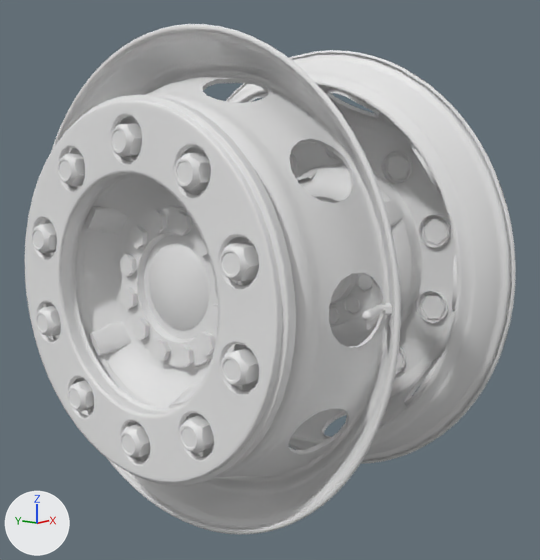
An edit to the Blender file base/vehicle/truck/upgrade/rim/50k_steel_9inch/9inch.blend, drawn before and after from the same camera.
Camera for both pictures: a 50 mm camera at (-0.731, -0.642, 0.151) aimed at (0.011, -0.015, -0.008). Lighting does not change. The marker at lower left points along +X, +Y and +Z.

Objects in the first picture: 'Model1.011', 'axle_man_r.012', 'axle_man_r.013', 'axle_man_r.014', 'axle_man_r.015', 'axle_man_r.016', 'rim.010', 'rim.016', 'rim_ring_L', 'screws.002', 'screws.003'.
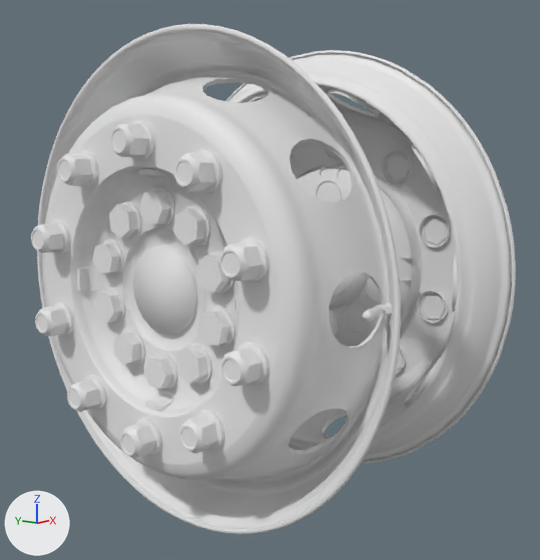
Not drawn themselves, but carrying or shaping drawn objects: ob_empty_daf_003, ob_empty_mb_004, ob_empty_mb_005, ob_empty_mb_007, ob_sr_empty, ob_empty_mb_002, ob_sr_empty_001, ob_front_sr_mb.

Changed parts and their boxes [x1, y1, x2, y2] in the pictures (540 x 560 px):
'rim.016', moved: before [39, 24, 401, 534]; after [37, 24, 401, 534]
'rim_ring_L', deleted: before [25, 95, 296, 486]
'rim.010', moved: [226, 50, 516, 464] in both
'axle_man_r.012', hidden: before [83, 175, 237, 408]
'axle_mb_r.012', shown: after [80, 169, 238, 411]
'screws.002', moved: before [31, 121, 259, 458]; after [31, 120, 269, 458]
'axle_mb_r.014', shown: after [93, 192, 231, 389]
'axle_mb_r', added: after [297, 167, 413, 347]
'axle_man_r.015', hidden: before [296, 166, 415, 347]
'axle_man_r.013', hidden: before [119, 210, 218, 368]
'axle_mb_r.013', shown: after [102, 187, 235, 390]
'axle_man_r.014', hidden: before [85, 190, 201, 408]
'axle_mb_r.015', added, shown: after [77, 169, 239, 411]
'screws.003', moved: [290, 147, 451, 374] in both
'axle_man_r.016', hidden: before [297, 168, 405, 330]
'Model1.011', moved: [362, 303, 392, 321] in both
'axle_mb_r.007', now drawn: after [316, 181, 395, 337]
'axle_man_r.017', no longer drawn: before [331, 200, 373, 324]
'axle_mb_r.003', now drawn: after [320, 167, 413, 280]

What changed in the scene script:
```text
Change ob_axle_man_r_015:
    ob_axle_man_r_015.parent: ob_front_sr_man -> ob_empty_daf_003
    add ob_axle_man_r_015.hide_set(True)  # its collection is switched off
Change ob_axle_man_r_016:
    add ob_axle_man_r_016.hide_set(True)  # its collection is switched off
Change ob_axle_man_r_012:
    ob_axle_man_r_012.parent: ob_front_sr_man -> ob_empty_daf_003
    add ob_axle_man_r_012.hide_set(True)  # its collection is switched off
Change ob_axle_man_r_014:
    add ob_axle_man_r_014.hide_set(True)  # its collection is switched off
Change ob_axle_man_r_013:
    add ob_axle_man_r_013.hide_set(True)  # its collection is switched off
Change ob_empty_daf_003:
    remove ob_empty_daf_003.parent = ob_axle_daf_r_010
    ob_empty_daf_003.rotation_euler: (-1.257, 0.0, 3.142) -> (0.0, 0.0, 0.0)  # degrees (-72, 0, 180) -> degrees (0, 0, 0)
Change ob_front_sr_mb:
    add ob_front_sr_mb.parent = ob_front_sr_man
    ob_front_sr_mb.rotation_euler: (0.0, 0.0, 0.0) -> (0.524, 0.0, 3.142)  # degrees (0, 0, 0) -> degrees (30, 0, 180)
Change ob_axle_mb_r_012:
    ob_axle_mb_r_012.parent: ob_front_sr_mb -> ob_empty_mb_007
    remove ob_axle_mb_r_012.hide_set(True)  # its collection is switched off
Change ob_empty_mb_004:
    remove ob_empty_mb_004.parent = ob_axle_mb_r_012
    remove ob_empty_mb_004.matrix_parent_inverse = Matrix(((-1.0, 0.0, 0.0, 0.0), (0.0, -1.0, 0.0, 0.0), (0.0, 0.0, 1.0, 0.0), (0.0, 0.0, 0.0, 1.0)))
    ob_empty_mb_004.rotation_euler: (0.628, 0.0, 3.142) -> (0.0, 0.0, 0.0)  # degrees (36, 0, 180) -> degrees (0, 0, 0)
Change ob_axle_mb_r_013:
    ob_axle_mb_r_013.parent: ob_empty_mb_004 -> ob_sr_empty
    where _m = ob_axle_mb_r_013.modifiers.new('Array', 'ARRAY')
    remove ob_axle_mb_r_013.hide_set(True)  # its collection is switched off
    _m.offset_object: ob_empty_mb_004 -> ob_sr_empty
Change ob_axle_mb_r_014:
    ob_axle_mb_r_014.parent: ob_empty_mb_004 -> ob_sr_empty
    where _m = ob_axle_mb_r_014.modifiers.new('Array', 'ARRAY')
    remove ob_axle_mb_r_014.hide_set(True)  # its collection is switched off
    _m.offset_object: ob_empty_mb_004 -> ob_sr_empty
Change ob_empty_mb_005:
    remove ob_empty_mb_005.matrix_parent_inverse = Matrix(((-1.0, 0.0, 0.0, 0.0), (0.0, -1.0, 0.0, 0.0), (0.0, 0.0, 1.0, 0.0), (0.0, 0.0, 0.0, 1.0)))
    ob_empty_mb_005.parent: ob_axle_mb_r_012 -> ob_axle_daf_r_004
    ob_empty_mb_005.rotation_euler: (-1.571, 0.0, 3.142) -> (-1.257, 0.0, 3.142)  # degrees (-90, 0, 180) -> degrees (-72, 0, 180)
Change ob_axle_mb_r_015:
    ob_axle_mb_r_015.parent: ob_empty_mb_005 -> ob_empty_mb_002
    where _m = ob_axle_mb_r_015.modifiers.new('Array', 'ARRAY')
    remove ob_axle_mb_r_015.hide_set(True)  # its collection is switched off
    _m.offset_object: ob_empty_mb_005 -> ob_empty_mb_002
Change ob_empty_mb_007:
    remove ob_empty_mb_007.parent = ob_axle_mb_r_016
    remove ob_empty_mb_007.matrix_parent_inverse = Matrix(((-1.0, 0.0, 0.0, 0.0), (0.0, -1.0, 0.0, 0.0), (0.0, 0.0, 1.0, 0.0), (0.0, 0.0, 0.0, 1.0)))
    ob_empty_mb_007.rotation_euler: (0.628, 0.0, 3.142) -> (0.0, 0.0, 0.0)  # degrees (36, 0, 180) -> degrees (0, 0, 0)
Change ob_model1_011:
    ob_model1_011.parent: ob_front_sr_man -> ob_empty_mb_007
Change ob_rim_016:
    ob_rim_016.parent: ob_front_sr_man -> ob_empty_mb_007
Change ob_rim_010:
    ob_rim_010.parent: ob_front_sr_man -> ob_empty_mb_007
Change ob_screws_003:
    ob_screws_003.parent: ob_front_sr_man -> ob_empty_mb_007
Change ob_screws_002:
    ob_screws_002.parent: ob_front_sr_man -> ob_empty_mb_007
Change ob_sr_empty:
    ob_sr_empty.parent: ob_front_sr_man -> ob_axle_mb_r_012
    add ob_sr_empty.matrix_parent_inverse = Matrix(((-1.0, 0.0, 0.0, 0.0), (0.0, -1.0, 0.0, 0.0), (0.0, 0.0, 1.0, 0.0), (0.0, 0.0, 0.0, 1.0)))
    ob_sr_empty.rotation_euler: (0.628, 0.0, 0.0) -> (0.628, 0.0, 3.142)  # degrees (36, 0, 0) -> degrees (36, 0, 180)
Remove ob_rim_ring_l:
    ob_rim_ring_l = bpy.data.objects.new('rim_ring_L', me_meshmodel1_041)
Change ob_sr_empty_001:
    ob_sr_empty_001.parent: ob_front_sr_man -> ob_axle_mb_r
    add ob_sr_empty_001.matrix_parent_inverse = Matrix(((-1.0, 0.0, 0.0, 0.0), (0.0, -1.0, 0.0, 0.0), (0.0, 0.0, 1.0, 0.0), (0.0, 0.0, 0.0, 1.0)))
Add ob_axle_mb_r:
    ob_axle_mb_r = bpy.data.objects.new('axle_mb_r', me_meshmodel1_019)  # modifiers EDGE_SPLIT
    ob_axle_mb_r.parent = ob_empty_mb_007
    ob_axle_mb_r.location = (0.0, 0.0, 0.0)
    ob_axle_mb_r.rotation_euler = (0.0, 0.0, 3.142)  # degrees (0, 0, 180)
Add ob_empty_mb_002:
    ob_empty_mb_002 = bpy.data.objects.new('empty_mb.002', None)
    ob_empty_mb_002.parent = ob_axle_mb_r_012
    ob_empty_mb_002.location = (0.0, 0.0, 0.0)
    ob_empty_mb_002.rotation_euler = (-1.571, 0.0, 3.142)  # degrees (-90, 0, 180)
```
